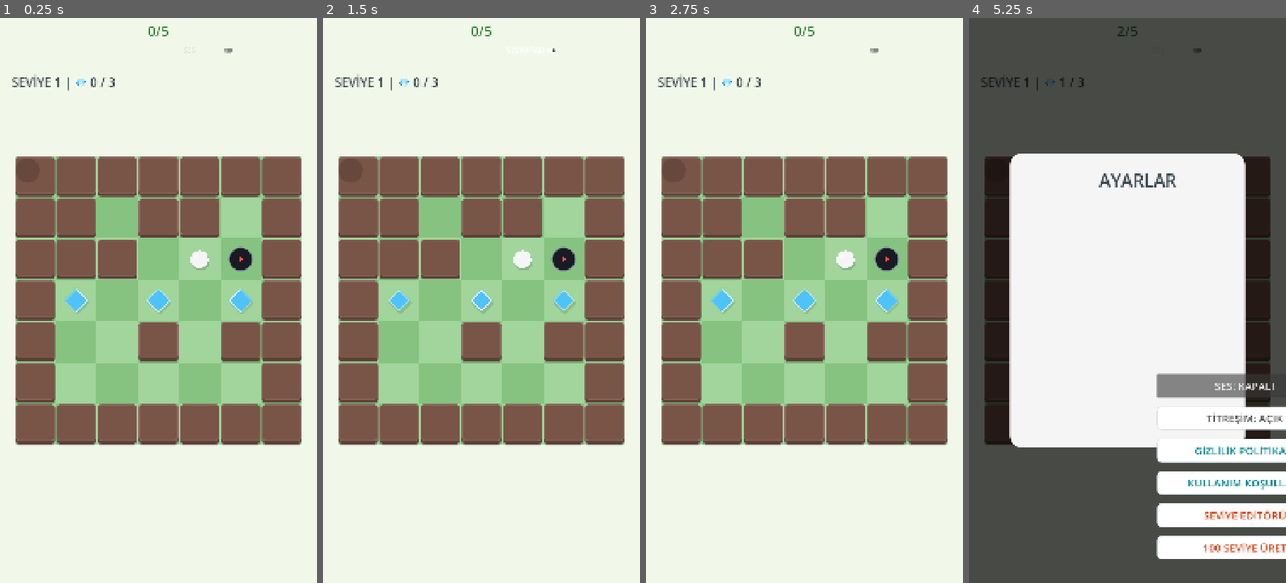
Above: before the commit, frames 1-4 (left to right).
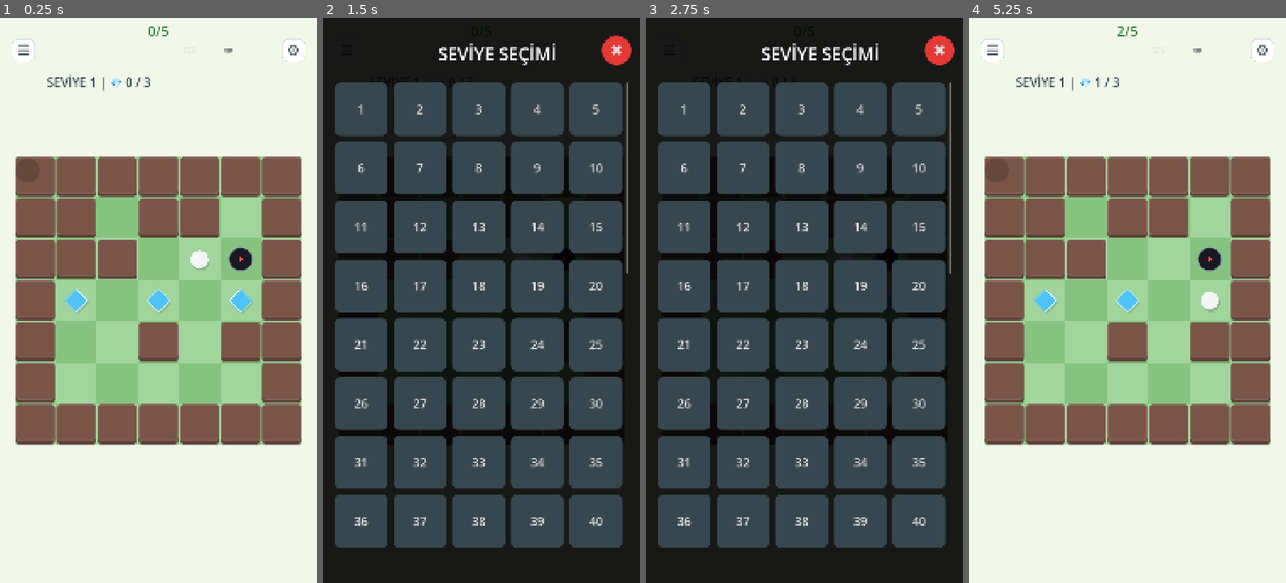
Above: after the commit, the same moments.

Repository: gkesebir/slidegolf
Game: Godot game, scene res://scenes/Main.tscn
Same seed, same stepped clock (60 frames per second), same inputs: the game is played once before the commit and once after it.
Inputs (mouse positions are in pixels of both pictures, inside the frame that each line leads up to):
- Up to frame 1 (0.25 s): no input
- Up to frame 2 (1.5 s): click (345, 51) at 0.5 s, where only the run after the commit has a clickable "☰"; click "SES" at 1.25 s
- Up to frame 3 (2.75 s): click "SES KAPALI" (after the commit: "SES") at 2 s
- Up to frame 4 (5.25 s): click (1263, 51) at 2.75 s, where only the run after the commit has a clickable "⚙️"; move the mouse to (1197, 272) at 3.52 s; hold Right (ui_right) 3.53-4.25 s; click (1197, 272) at 3.67 s; tap Enter at 4.25 s; drag from (1064, 328) to (1111, 413) at 4.27 s; click (1244, 385) at 5 s, where only the run before the commit has a clickable "SES: AÇIK"

The runs differ from the first frame. In frame 1, 0.5% of the frame differs, in the area x 3-97%, y 3-13%; in frame 2, 100%; in frame 3, 100%, in the area x 0-100%, y 0-100%; in frame 4, 94%.

Commit message:
feat: added level selection screen with hamburger menu and fixed settings button anchor

Diff:
--- a/scripts/GameManager.gd
+++ b/scripts/GameManager.gd
@@ -57,7 +57,7 @@
 		diamond_label = Label.new()
 		diamond_label.name = "DiamondLabel"
 		diamond_label.set_anchors_and_offsets_preset(Control.PRESET_CENTER_LEFT)
-		diamond_label.position = Vector2(40, 110 - 30) # TopBar height is 220, so center is 110
+		diamond_label.position = Vector2(160, 110 - 30) # Moved right to make room for hamburger
 		diamond_label.add_theme_font_size_override("font_size", 42)
 		diamond_label.add_theme_color_override("font_color", Color("37474f"))
 		ui_topbar.add_child(diamond_label)
@@ -67,7 +67,7 @@
 		var settings_btn = Button.new()
 		settings_btn.text = "⚙️"
 		settings_btn.add_theme_font_size_override("font_size", 50)
-		settings_btn.set_anchors_and_offsets_preset(Control.PRESET_CENTER_RIGHT)
+		settings_btn.set_anchors_and_offsets_preset(Control.PRESET_TOP_LEFT)
 		settings_btn.position = Vector2(1080 - 120, 110 - 40)
 		settings_btn.size = Vector2(80, 80)
 
@@ -86,7 +86,20 @@
 		settings_btn.pressed.connect(_open_settings)
 		ui_topbar.add_child(settings_btn)
 
+		# Hamburger Button dynamically
+		var hamburger_btn = Button.new()
+		hamburger_btn.text = "☰"
+		hamburger_btn.add_theme_font_size_override("font_size", 50)
+		hamburger_btn.set_anchors_and_offsets_preset(Control.PRESET_TOP_LEFT)
+		hamburger_btn.position = Vector2(40, 110 - 40)
+		hamburger_btn.size = Vector2(80, 80)
+		hamburger_btn.add_theme_stylebox_override("normal", s_style)
+		hamburger_btn.add_theme_color_override("font_color", Color("37474f"))
+		hamburger_btn.pressed.connect(_open_level_selection)
+		ui_topbar.add_child(hamburger_btn)
+
 	_build_settings_screen()
+	_build_level_selection_screen()
 
 	if not grid_manager:
 		grid_manager = get_node_or_null("../GridManager")
@@ -613,6 +626,98 @@
 	close_btn.add_theme_color_override("font_color", Color("c62828"))
 	close_btn.pressed.connect(func(): settings_screen.hide())
 	panel.add_child(close_btn)
+
+
+
+var level_selection_screen: Control
+
+func _build_level_selection_screen():
+	level_selection_screen = Control.new()
+	level_selection_screen.name = "LevelSelectionScreen"
+	level_selection_screen.set_anchors_and_offsets_preset(Control.PRESET_FULL_RECT)
+	level_selection_screen.z_index = 1000
+	level_selection_screen.hide()
+
+	var bg = ColorRect.new()
+	bg.color = Color(0, 0, 0, 0.9)
+	bg.set_anchors_and_offsets_preset(Control.PRESET_FULL_RECT)
+	level_selection_screen.add_child(bg)
+
+	var title = Label.new()
+	title.text = "SEVİYE SEÇİMİ"
+	title.add_theme_font_size_override("font_size", 60)
+	title.set_anchors_and_offsets_preset(Control.PRESET_TOP_WIDE)
+	title.horizontal_alignment = HORIZONTAL_ALIGNMENT_CENTER
+	title.position.y = 80
+	level_selection_screen.add_child(title)
+
+	var close_btn = Button.new()
+	close_btn.text = "✖"
+	close_btn.add_theme_font_size_override("font_size", 50)
+	close_btn.size = Vector2(100, 100)
+	close_btn.position = Vector2(1080 - 130, 60)
+	var c_style = StyleBoxFlat.new()
+	c_style.bg_color = Color("e53935")
+	c_style.corner_radius_top_left = 50
+	c_style.corner_radius_top_right = 50
+	c_style.corner_radius_bottom_left = 50
+	c_style.corner_radius_bottom_right = 50
+	close_btn.add_theme_stylebox_override("normal", c_style)
+	close_btn.pressed.connect(func(): level_selection_screen.hide())
+	level_selection_screen.add_child(close_btn)
+
+	var scroll = ScrollContainer.new()
+	scroll.set_anchors_and_offsets_preset(Control.PRESET_FULL_RECT)
+	scroll.offset_top = 220
+	scroll.offset_bottom = -100
+	scroll.offset_left = 40
+	scroll.offset_right = -40
+	level_selection_screen.add_child(scroll)
+
+	var grid = GridContainer.new()
+	grid.columns = 5
+	grid.add_theme_constant_override("h_separation", 20)
+	grid.add_theme_constant_override("v_separation", 20)
+	scroll.add_child(grid)
+
+	for i in range(1, 101):
+		var btn = Button.new()
+		btn.text = str(i)
+		btn.add_theme_font_size_override("font_size", 40)
+		btn.custom_minimum_size = Vector2(180, 180)
+
+		var b_style = StyleBoxFlat.new()
+		b_style.bg_color = Color("37474f")
+		b_style.corner_radius_top_left = 20
+		b_style.corner_radius_top_right = 20
+		b_style.corner_radius_bottom_left = 20
+		b_style.corner_radius_bottom_right = 20
+		btn.add_theme_stylebox_override("normal", b_style)
+
+		btn.pressed.connect(func():
+			level_selection_screen.hide()
+			start_specific_level(i)
+		)
+		grid.add_child(btn)
+
+	var ui = get_node_or_null("../UI")
+	if ui:
+		ui.add_child(level_selection_screen)
+	else:
+		add_child(level_selection_screen)
+
+func _open_level_selection():
+	if level_selection_screen:
+		level_selection_screen.show()
+
+func start_specific_level(idx: int):
+	current_level_index = idx
+	var path = "res://levels/level_%d.json" % idx
+	if FileAccess.file_exists(path):
+		load_level_from_json(path)
+	else:
+		var level_data = LevelGenerator.generate_level_for_index(idx)
+		load_level_from_dict(level_data)
 
 func _open_settings():
 	if settings_screen:
Binary file added: export_log.txt
Not shown, added: scripts/AdScreen.gd.uid
